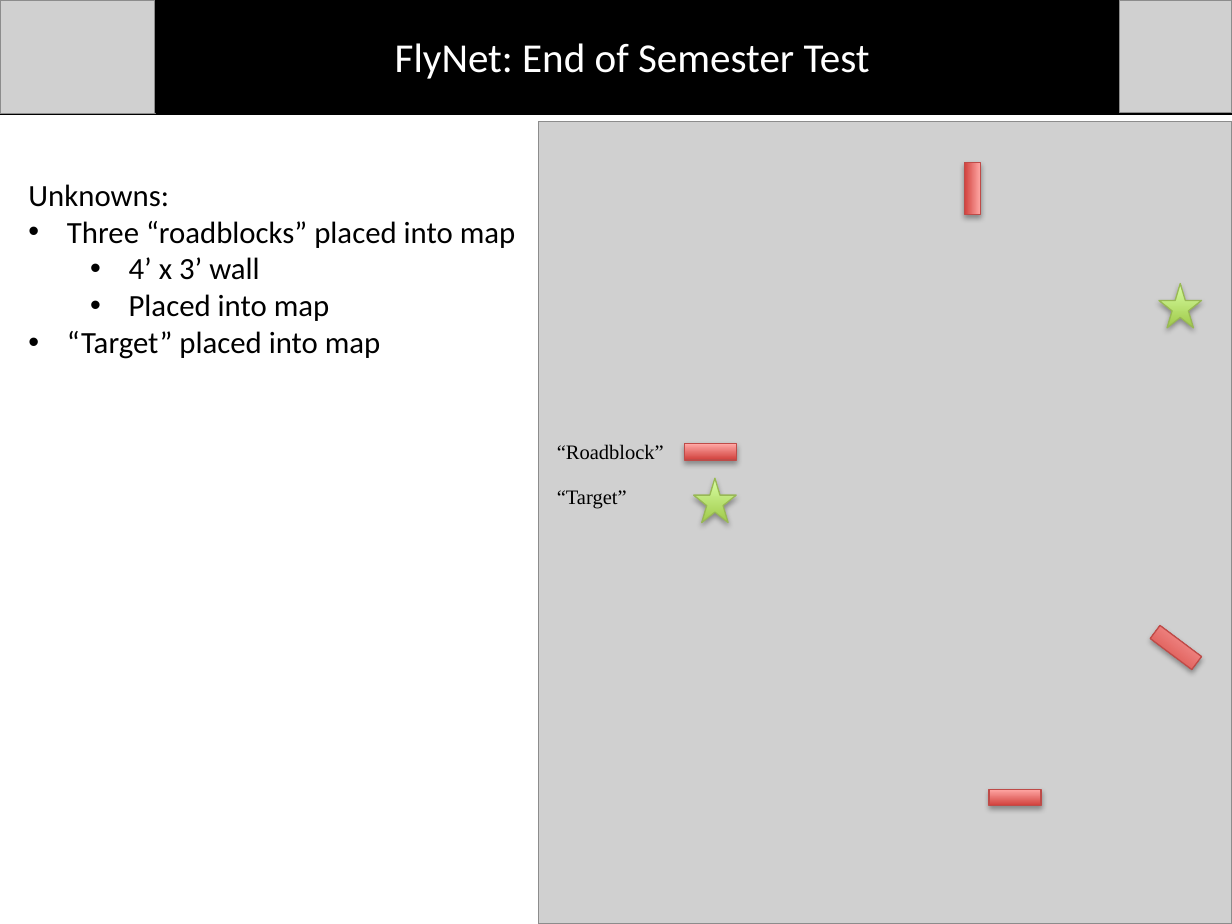
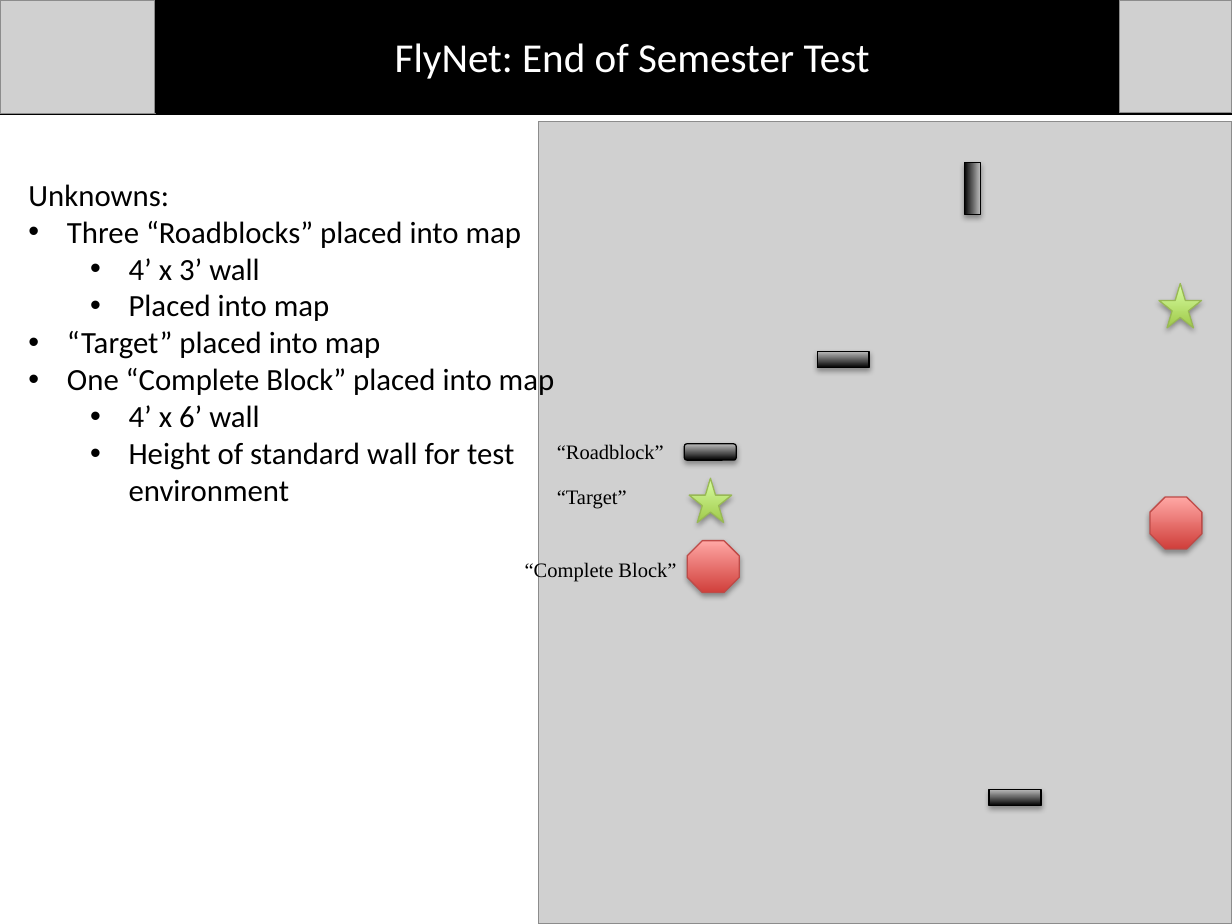
Before and after one commit to dtbinh/FlyNet, a slide deck: slide 2 of Presentations/Mid Semester Review/Individual_Slides/Matt/Busby_Slides.pptx. Drawn at 1232x924 pixels with LibreOffice and Linux fonts; fonts in the diff are those of the drawing; grey boxes stand for pictures. Boxes give left, top, right and bottom in pixels: in the first picture for what was removed or moved away, otherwise in the second. Text is boxed around its words. In the diff, an @@ line names an element or a change of style, - is before the commit and + after.

```diff
--- a/Presentations/Mid Semester Review/Individual_Slides/Matt/Busby_Slides.pptx
+++ b/Presentations/Mid Semester Review/Individual_Slides/Matt/Busby_Slides.pptx
@@ rectangle at <box>964,162,980,214</box>: fill gradient #D1403C to #FFA6A5 to gradient #000000 to #BDBDBD; outline #BF4C48 0.75 pt to #000000 0.75 pt @@
@@ text at <box>67,221,522,248</box>: text changed @@
-• Three “roadblocks” placed into map
+• Three “Roadblocks” placed into map
@@ rectangle at <box>817,351,869,367</box>: fill gradient #D1403C to #FFA6A5 to gradient #000000 to #BDBDBD; outline #BF4C48 0.75 pt to #000000 0.75 pt; rotation 36 to 0 degrees @@
@@ text at <box>67,365,555,502</box>: paragraphs added @@
+• One “Complete Block” placed into map
+  • 4’ x 6’ wall
+  • Height of standard wall for test environment
@@ rounded rectangle at <box>684,444,736,460</box>: rectangle to rounded rectangle; fill gradient #D1403C to #FFA6A5 to gradient #000000 to #BDBDBD; outline #BF4C48 0.75 pt to #000000 0.75 pt @@
@@ star: place and size @@
-star at <box>694,478,737,522</box>
+star at <box>689,478,732,522</box>
@@ octagon added at <box>1149,496,1201,548</box>, fill gradient #D1403C to #FFA6A5, outline #BF4C48 0.75 pt @@
@@ text added at <box>525,561,676,582</box>, 12 pt, text #000000 @@
+“Complete Block”
@@ octagon added at <box>687,541,739,593</box>, fill gradient #D1403C to #FFA6A5, outline #BF4C48 0.75 pt @@
@@ rectangle at <box>989,790,1041,806</box>: fill gradient #D1403C to #FFA6A5 to gradient #000000 to #BDBDBD; outline #BF4C48 0.75 pt to #000000 0.75 pt @@
```
Also in this commit, not shown: 1 other slide changed, 2 slides removed.
